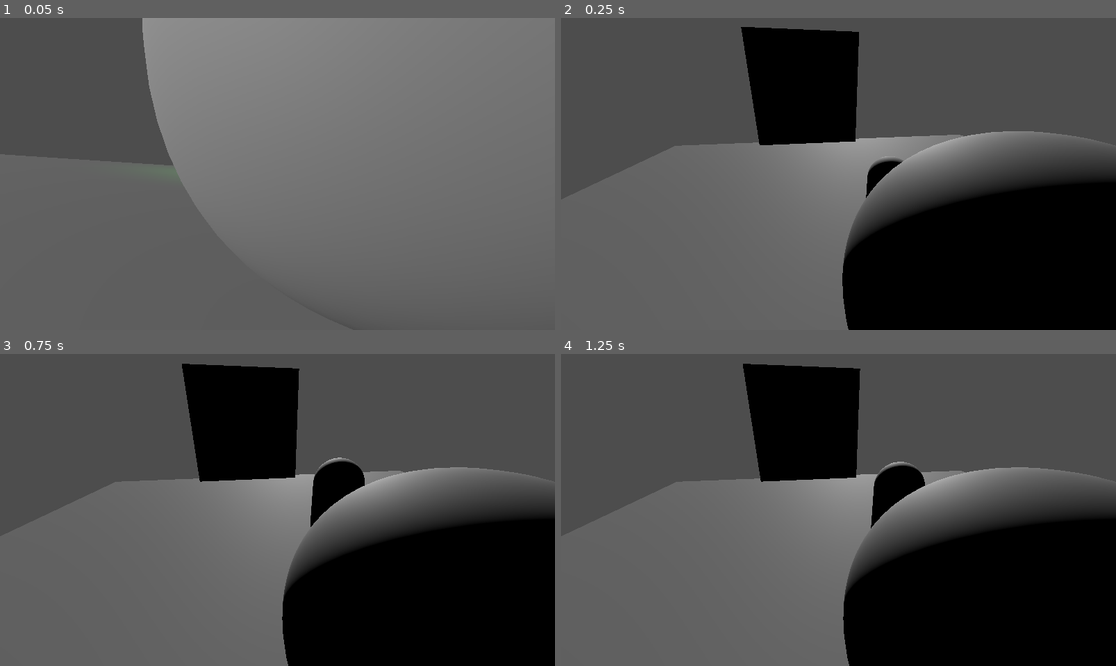
Above: before the commit, frames 1-4 (two rows, left to right).
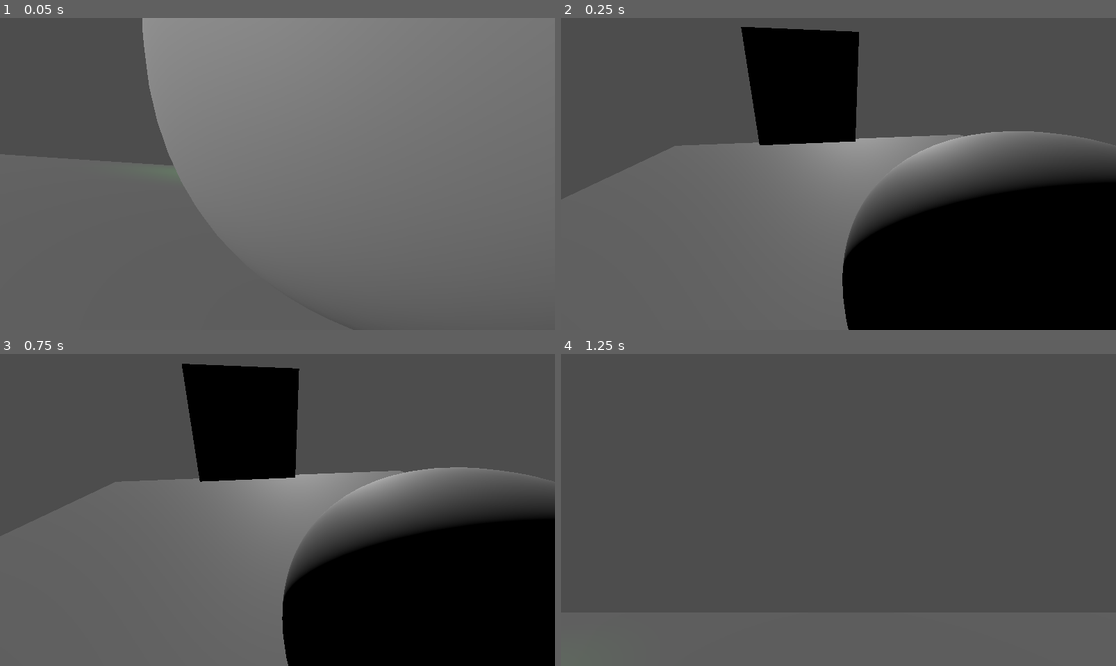
Above: after the commit, the same moments.

Repository: hadll/i-unno
Game: Godot game, scene res://scenes/playground.tscn
Same seed, same stepped clock (60 frames per second), same inputs: the game is played once before the commit and once after it.
Inputs (mouse positions are in pixels of both pictures, inside the frame that each line leads up to):
- Up to frame 1 (0.05 s): no input
- Up to frame 2 (0.25 s): no input
- Up to frame 3 (0.75 s): tap Enter (ui_accept) at 0.5, 0.6 s; move the mouse to (305, 510) at 0.52 s; hold W (move_forward) from 0.53 s (still down); click (305, 510) at 0.67 s
- Up to frame 4 (1.25 s): keep holding W (move_forward); tap Space (move_jump) at 0.77, 1.07 s; tap 1 (freecam_on, bound only after the commit) at 0.8 s

Frame 1 is identical in both runs. In frame 2, 0.3% of the frame differs, in the area x 54-62%, y 44-58%; in frame 3, 1.2%; in frame 4, 43%, in the area x 17-100%, y 3-100%.

Commit message:
character controller and freecam

Diff:
--- a/project.godot
+++ b/project.godot
@@ -55,6 +55,30 @@
 "events": [Object(InputEventKey,"resource_local_to_scene":false,"resource_name":"","device":-1,"window_id":0,"alt_press …(195 unchanged characters)…
 ]
 }
+freecam_on={
+"deadzone": 0.2,
+"events": [Object(InputEventKey,"resource_local_to_scene":false,"resource_name":"","device":-1,"window_id":0,"alt_pressed":false,"shift_pressed":false,"ctrl_pressed":false,"meta_pressed":false,"pressed":false,"keycode":0,"physical_keycode":49,"key_label":0,"unicode":49,"location":0,"echo":false,"script":null)
+]
+}
+freecam_swap={
+"deadzone": 0.2,
+"events": [Object(InputEventKey,"resource_local_to_scene":false,"resource_name":"","device":-1,"window_id":0,"alt_pressed":false,"shift_pressed":false,"ctrl_pressed":false,"meta_pressed":false,"pressed":false,"keycode":0,"physical_keycode":50,"key_label":0,"unicode":50,"location":0,"echo":false,"script":null)
+]
+}
+move_sprint={
+"deadzone": 0.2,
+"events": [Object(InputEventKey,"resource_local_to_scene":false,"resource_name":"","device":-1,"window_id":0,"alt_pressed":false,"shift_pressed":false,"ctrl_pressed":false,"meta_pressed":false,"pressed":false,"keycode":0,"physical_keycode":4194325,"key_label":0,"unicode":0,"location":0,"echo":false,"script":null)
+]
+}
+move_crouch={
+"deadzone": 0.2,
+"events": [Object(InputEventKey,"resource_local_to_scene":false,"resource_name":"","device":-1,"window_id":0,"alt_pressed":false,"shift_pressed":false,"ctrl_pressed":false,"meta_pressed":false,"pressed":false,"keycode":0,"physical_keycode":4194326,"key_label":0,"unicode":0,"location":0,"echo":false,"script":null)
+]
+}
+
+[layer_names]
+
+3d_render/layer_2="PlayerBody"
 
 [physics]
 
--- a/scenes/player.tscn
+++ b/scenes/player.tscn
@@ -1,24 +1,43 @@
-[gd_scene format=3 uid="uid://bw0eofbp5j2b2"]
+[gd_scene format=3 uid="uid://cuiqnc7ir6lns"]
 
 [ext_resource type="Script" uid="uid://db3eg51pj68qn" path="res://scripts/player.gd" id="1_p0vlq"]
 
+[sub_resource type="CapsuleShape3D" id="CapsuleShape3D_3vyb7"]
+
 [sub_resource type="CapsuleShape3D" id="CapsuleShape3D_p0vlq"]
+height = 1.4
+
+[sub_resource type="CapsuleMesh" id="CapsuleMesh_3vyb7"]
 
 [sub_resource type="CapsuleMesh" id="CapsuleMesh_v6fml"]
+height = 1.4
 
 [node name="Player" type="CharacterBody3D" unique_id=1396057957]
 script = ExtResource("1_p0vlq")
 
-[node name="CollisionShape3D" type="CollisionShape3D" parent="." unique_id=1420479490]
+[node name="StandingCollider" type="CollisionShape3D" parent="." unique_id=1420479490]
+transform = Transform3D(1, 0, 0, 0, 1, 0, 0, 0, 1, 0, 0.99973834, 0)
+shape = SubResource("CapsuleShape3D_3vyb7")
+
+[node name="CrouchingCollider" type="CollisionShape3D" parent="." unique_id=2142679757]
 transform = Transform3D(1, 0, 0, 0, 1, 0, 0, 0, 1, 0, 0.99973834, 0)
 shape = SubResource("CapsuleShape3D_p0vlq")
 
-[node name="MeshInstance3D" type="MeshInstance3D" parent="." unique_id=1842855089]
+[node name="StandingMesh" type="MeshInstance3D" parent="." unique_id=1842855089]
 transform = Transform3D(1, 0, 0, 0, 1, 0, 0, 0, 1, 0, 0.99946284, 0)
+layers = 2
+mesh = SubResource("CapsuleMesh_3vyb7")
+
+[node name="CrouchingMesh" type="MeshInstance3D" parent="." unique_id=1758734265]
+transform = Transform3D(1, 0, 0, 0, 1, 0, 0, 0, 1, 0, 0.99946284, 0)
+layers = 2
 mesh = SubResource("CapsuleMesh_v6fml")
 
+[node name="FreeCamera" type="Camera3D" parent="." unique_id=204704429]
+transform = Transform3D(1, 0, 0, 0, 1, 0, 0, 0, 1, 0, 1.6119912, 0)
+
 [node name="CameraPoint" type="Node3D" parent="." unique_id=1373649591]
-transform = Transform3D(1, 0, 0, 0, 1, 0, 0, 0, 1, 0, 1.6119912, 0)
+transform = Transform3D(1, 0, 0, 0, 1, 0, 0, 0, 1, 0, 1.6, 0)
 
 [node name="RayCast3D" type="RayCast3D" parent="CameraPoint" unique_id=1028023552]
 enabled = false
--- a/scenes/player_camera.tscn
+++ b/scenes/player_camera.tscn
@@ -3,4 +3,6 @@
 [ext_resource type="Script" uid="uid://i4gm277hvbec" path="res://scripts/player_camera.gd" id="1_lp7lw"]
 
 [node name="PlayerCamera" type="Camera3D" unique_id=700953360]
+cull_mask = 1048573
+current = true
 script = ExtResource("1_lp7lw")
--- a/scenes/playground_chloe.tscn
+++ b/scenes/playground_chloe.tscn
@@ -8,7 +8,7 @@
 [ext_resource type="Script" uid="uid://daowwhg8fxkuo" path="res://scripts/debug_print.gd" id="6_nn1bs"]
 [ext_resource type="Script" uid="uid://56atenn0cf2b" path="res://scripts/key_trigger.gd" id="7_xcfhe"]
 [ext_resource type="Script" uid="uid://557bh1kgicsc" path="res://scripts/relay_trigger_3d.gd" id="8_ydey3"]
-[ext_resource type="Script" path="res://scripts/camera_angle.gd" id="9_tcolj"]
+[ext_resource type="Script" uid="uid://bvmwuhi6j156l" path="res://scripts/camera_angle_3d.gd" id="9_qokby"]
 [ext_resource type="Script" uid="uid://y8yqh08fax47" path="res://scripts/ditherer.gd" id="10_qokby"]
 
 [sub_resource type="WorldBoundaryShape3D" id="WorldBoundaryShape3D_8tsvv"]
@@ -82,6 +82,7 @@
 
 [node name="ClickTrigger3D" type="Node3D" parent="StaticBody3D2" unique_id=2083440362 node_paths=PackedStringArray("collision_object")]
 script = ExtResource("5_04jj1")
+button = 1
 collision_object = NodePath("..")
 metadata/_custom_type_script = "uid://c2vlk0ij1eiwu"
 
@@ -107,14 +108,14 @@
 triggers = [NodePath("../ClickTrigger3D"), NodePath("../KeyTrigger3D")]
 metadata/_custom_type_script = "uid://557bh1kgicsc"
 
+[node name="CameraAngle" type="Node3D" parent="." unique_id=1200684114 node_paths=PackedStringArray("trigger")]
+transform = Transform3D(-0.36701325, -0.09315617, -0.92553926, -0.024231315, 0.99559253, -0.090598345, 0.9299001, -0.010823756, -0.36765298, 3.949198, 15.812594, -4.8003764)
+script = ExtResource("9_qokby")
+trigger = NodePath("../StaticBody3D2/RelayTrigger")
+metadata/_custom_type_script = "uid://bvmwuhi6j156l"
+
 [node name="DirectionalLight3D" type="DirectionalLight3D" parent="." unique_id=326908244]
 transform = Transform3D(0.96888196, 0.06710882, -0.23825234, 0.029179046, 0.9248675, 0.3791687, 0.2457974, -0.37432158, 0.8941292, 0, 14.024906, 0)
-
-[node name="CameraAngle" type="Node3D" parent="." unique_id=1162482808 node_paths=PackedStringArray("trigger")]
-transform = Transform3D(-0.9868557, -0.063867316, 0.1484479, 0, 0.9185912, 0.39520895, -0.1616039, 0.3900143, -0.9065168, 5.256095, 3.4371996, -3.481444)
-script = ExtResource("9_tcolj")
-trigger = NodePath("../StaticBody3D2/RelayTrigger")
-metadata/_custom_type_script = "uid://bvmwuhi6j156l"
 
 [node name="MeshInstance3D" type="MeshInstance3D" parent="." unique_id=221468400]
 transform = Transform3D(1, 0, 0, 0, 1, 0, 0, 0, 1, 4, 0, 4)
--- a/scripts/player.gd
+++ b/scripts/player.gd
@@ -10,17 +10,37 @@
 
 static var me: Player
 
-@export_range(0.1, 3.0, 0.1, "or_greater") var camera_sens: float = 1
+@export var walk_speed := 4.0
+@export var sprint_speed := 8.0
+@export var ground_grip := 20.0
+@export var air_grip := 2.0
+@export var gravity := 16.0
+@export var jump_height := 1.0
+@export var stand_height := 1.6
+@export var crouch_height := 1.0
+@export var crouch_speed := 10.0
+@export var sensitivity := 1.0
+@export var disable_gravity := false
+
+@onready var jump_force := sqrt(2 * jump_height * gravity)
+
+var crouched := false
+var detached_freecam := false
+var controlling_freecam := false
 
 var camera: PlayerCamera
 var camera_request: int
 
-var look_dir: Vector2 # Input direction for look/aim
-var mouse_captured := false
 var looking_at: CollisionObject3D
 
 @onready var camera_point: Node3D = $CameraPoint
 @onready var raycast: RayCast3D = $CameraPoint/RayCast3D
+@onready var freecam: Camera3D = $FreeCamera
+
+@onready var standing_collider: CollisionShape3D = $StandingCollider
+@onready var crouching_collider: CollisionShape3D = $CrouchingCollider
+@onready var standing_mesh: MeshInstance3D = $StandingMesh
+@onready var crouching_mesh: MeshInstance3D = $CrouchingMesh
 
 func _ready() -> void:
 	me = self
@@ -28,8 +48,26 @@
 	camera_request = camera.request_camera(global_transform, self, false)
 	capture_mouse()
 
-func _process(_delta: float) -> void:
-	camera.edit_request_transform(camera_request, $CameraPoint.global_transform)
+func _process(delta: float) -> void:
+	if Input.is_action_just_pressed(&"meta_exit"):
+		Input.mouse_mode = Input.MOUSE_MODE_VISIBLE
+
+	if Input.is_action_just_pressed(&"freecam_on"):
+		detached_freecam = not detached_freecam
+		if detached_freecam:
+			freecam.make_current()
+			freecam.global_transform = camera_point.global_transform
+			controlling_freecam = true
+		else:
+			camera.make_current()
+			controlling_freecam = false
+	if Input.is_action_just_pressed(&"freecam_swap"):
+		controlling_freecam = not controlling_freecam
+
+	var target_height := crouch_height if crouched else stand_height
+	camera_point.position.y = lerpf(target_height, camera_point.position.y, exp(-delta * crouch_speed))
+
+	camera.edit_request_transform(camera_request, camera_point.global_transform)
 	raycast.force_raycast_update()
 	if raycast.get_collider() != looking_at:
 		if looking_at:
@@ -39,47 +77,70 @@
 			started_looking_at.emit(looking_at)
 
 func _input(event: InputEvent) -> void:
-	if event is InputEventKey or event is InputEventMouseButton:
+	if Input.mouse_mode != Input.MOUSE_MODE_CAPTURED:
+		if event is InputEventMouseButton:
+			if event.is_pressed():
+				capture_mouse()
+	elif event is InputEventKey or event is InputEventMouseButton:
 		input.emit(event)
 
 func _unhandled_input(event: InputEvent) -> void:
 	if event is InputEventMouseMotion:
-		look_dir = event.relative * 0.001
-		if mouse_captured and camera.has_camera(self): _rotate_camera()
+		if Input.mouse_mode == Input.MOUSE_MODE_CAPTURED:
+			_rotate_camera(event.relative * 0.001)
 	if Input.is_action_just_pressed(&"meta_exit"):
 		#get_tree().quit()
 		release_mouse()
 
-func _rotate_camera(sens_mod: float = 1.0) -> void:
-	rotation.y -= look_dir.x * camera_sens * sens_mod
-	camera_point.rotation.x = clamp(camera_point.rotation.x - look_dir.y * camera_sens * sens_mod, -1.5, 1.5)
+func _rotate_camera(by: Vector2, sens_mod: float = 1.0) -> void:
+	if controlling_freecam:
+		freecam.rotation.x = clamp(freecam.rotation.x - by.y * sensitivity, -1.5, 1.5)
+		freecam.rotation.y -= by.x * sensitivity
+	elif camera.has_camera(self):
+		rotation.y -= by.x * sensitivity * sens_mod
+		camera_point.rotation.x = clamp(camera_point.rotation.x - by.y * sensitivity * sens_mod, -1.5, 1.5)
 
 func capture_mouse() -> void:
-	Input.set_mouse_mode(Input.MOUSE_MODE_CAPTURED)
-	mouse_captured = true
+	Input.mouse_mode = Input.MOUSE_MODE_CAPTURED
 
 func release_mouse() -> void:
-	Input.set_mouse_mode(Input.MOUSE_MODE_VISIBLE)
-	mouse_captured = false
+	Input.mouse_mode = Input.MOUSE_MODE_VISIBLE
 
 func _physics_process(delta: float) -> void:
-	# Add the gravity.
-	if not is_on_floor():
-		velocity += get_gravity() * delta
+	var inp := Input.get_vector(&"move_left", &"move_right", &"move_forward", &"move_backward")
+	var speed := sprint_speed if Input.is_action_pressed(&"move_sprint") and inp.y < 0 else walk_speed
 
-	# Handle jump.
-	if Input.is_action_just_pressed(&"ui_accept") and is_on_floor():
-		velocity.y = JUMP_VELOCITY
+	if controlling_freecam:
+		var movement := Vector3(inp.x, Input.get_axis(&"move_crouch", &"move_jump"), inp.y)
+		freecam.global_position += freecam.global_basis * movement * speed * 2 * delta
+		inp = Vector2.ZERO
 
-	# Get the input direction and handle the movement/deceleration.
-	# As good practice, you should replace UI actions with custom gameplay actions.
-	var input_dir := Input.get_vector(&"move_left", &"move_right", &"move_forward", &"move_backward")
-	var direction := (transform.basis * Vector3(input_dir.x, 0, input_dir.y)).normalized()
-	if direction:
-		velocity.x = direction.x * SPEED
-		velocity.z = direction.z * SPEED
-	else:
-		velocity.x = move_toward(velocity.x, 0, SPEED)
-		velocity.z = move_toward(velocity.z, 0, SPEED)
+	var target_velocity := inp.rotated(-rotation.y) * speed
+	var grip := ground_grip if is_on_floor() else air_grip
+	var new_horizontal: Vector2 = lerp(target_velocity,  Vector2(velocity.x, velocity.z), exp(-delta * grip))
+	velocity.x = new_horizontal.x
+	velocity.z = new_horizontal.y
 
+	if is_on_floor():
+		if velocity.y < 0:
+			velocity.y = 0
+		if Input.is_action_just_pressed(&"move_crouch") and not controlling_freecam:
+			if crouched:
+				var query := PhysicsRayQueryParameters3D.new()
+				query.from = position + Vector3(0, crouch_height, 0)
+				query.to = position + Vector3(0, stand_height, 0)
+				query.exclude = [get_rid()]
+				var intersection := get_world_3d().direct_space_state.intersect_ray(query)
+				if intersection.size() == 0:
+					crouched = false
+			else:
+				crouched = true
+			standing_collider.disabled = crouched
+			crouching_collider.disabled = not crouched
+			standing_mesh.visible = not crouched
+			crouching_mesh.visible = crouched
+		if Input.is_action_pressed(&"move_jump") and not crouched and not controlling_freecam:
+			velocity.y = jump_force
+	elif not disable_gravity:
+		velocity.y -= gravity * delta
 	move_and_slide()
